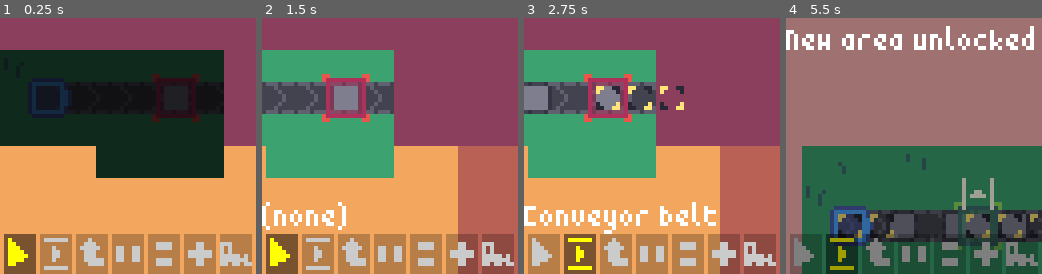
Above: before the commit, frames 1-4 (left to right).
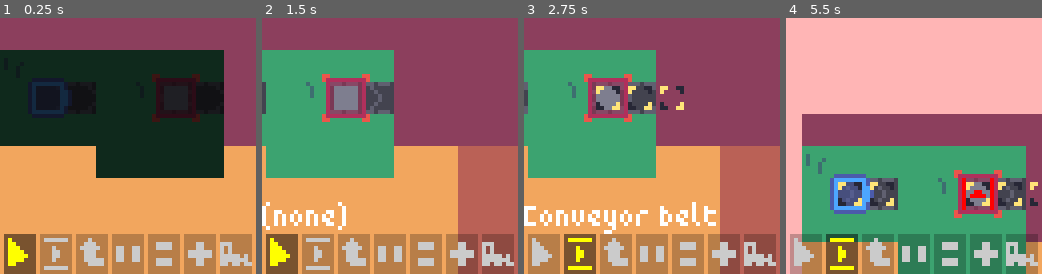
Above: after the commit, the same moments.

Repository: gheja/boxez
Game: Godot game, scene res://scenes/main_screen.tscn
Same seed, same stepped clock (60 frames per second), same inputs: the game is played once before the commit and once after it.
Inputs (mouse positions are in pixels of both pictures, inside the frame that each line leads up to):
- Up to frame 1 (0.25 s): no input
- Up to frame 2 (1.5 s): tap Enter at 0.5 s; move the mouse to (446, 133) at 0.52 s; hold Right (ui_right) 0.53-1.25 s; click (446, 133) at 0.67 s; click (282, 253) at 1.25 s
- Up to frame 3 (2.75 s): click (580, 253) at 2 s
- Up to frame 4 (5.5 s): move the mouse to (862, 158) at 2.77 s; hold Down (ui_down) 2.78-3.53 s; move the mouse to (939, 89) at 3.52 s; hold Right (ui_right) 3.53-4.28 s; move the mouse to (901, 197) at 4.27 s; hold Up (ui_up) 4.28-5.03 s; click (901, 197) at 4.42 s; move the mouse to (990, 184) at 5.02 s; hold Left (ui_left) from 5.03 s (still down)

The runs differ from the first frame. In frame 2, 2.9% of the frame differs, in the area x 1-25%, y 25-38%; in frame 3, 3.1%; in frame 4, 100%, in the area x 0-100%, y 0-100%.

Commit message:
Now removing the non-keep-on-start elements right at the start of the game

Diff:
--- a/src/scenes/level_common.gd
+++ b/src/scenes/level_common.gd
@@ -145,13 +145,8 @@
 	elif tool == "belt":
 		do_build_belt(cell_coord, rotation)
 
-func remove_unlocked_objects(level_index: int):
+func remove_unlocked_objects():
 	for cell_coord in level_lock_tilemap.get_used_cells(0):
-		var cell = level_lock_tilemap.get_cell_tile_data(0, cell_coord)
-
-		if cell.get_custom_data("t_level") != level_index:
-			continue
-
 		# "keep on start" layer
 		var cell2 = level_lock_tilemap.get_cell_tile_data(1, cell_coord)
 
@@ -159,17 +154,14 @@
 			if cell2.get_custom_data("t_keep_on_start"):
 				continue
 
-		# belt
-		if tilemap.get_cell_source_id(1, cell_coord):
-			tilemap.set_cell(1, cell_coord, -1)
-			belt_count += 1
+		do_destroy(cell_coord)
 
 func is_coord_locked(coord: Vector2):
 	var cell_coord = level_lock_tilemap.local_to_map(coord)
 	return is_cell_locked(cell_coord)
 
 func _ready():
-	# remove_unlocked_objects(1)
+	remove_unlocked_objects()
 	unlock_level(1)
 	level_lock_tilemap.modulate = Color.WHITE
 
@@ -183,7 +175,6 @@
 	Signals.connect("active_tool_changed", on_active_tool_changed)
 
 func on_goal_completed(level_index: int):
-	remove_unlocked_objects(level_index)
 	unlock_level(level_index)
 
 	await get_tree().create_timer(0.75).timeout
